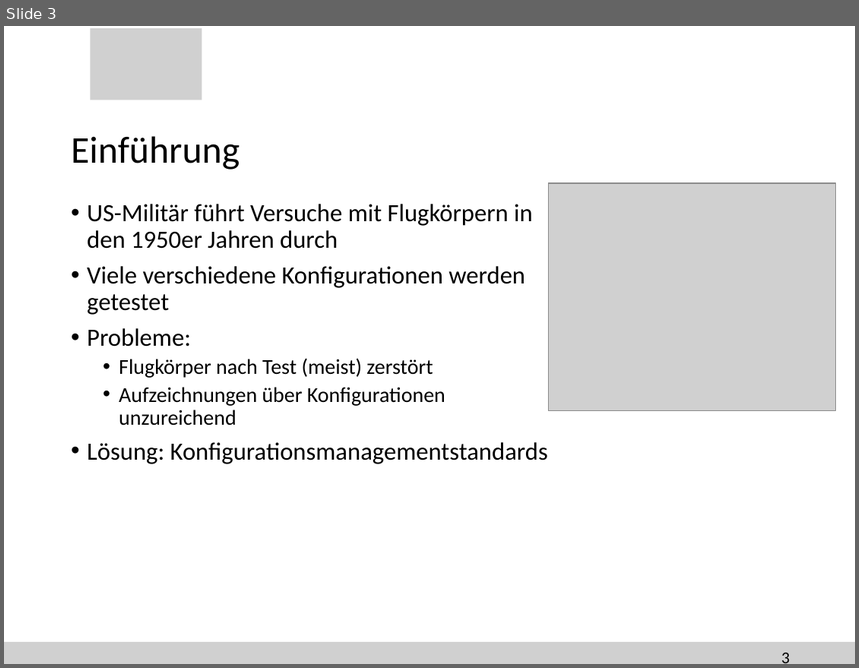
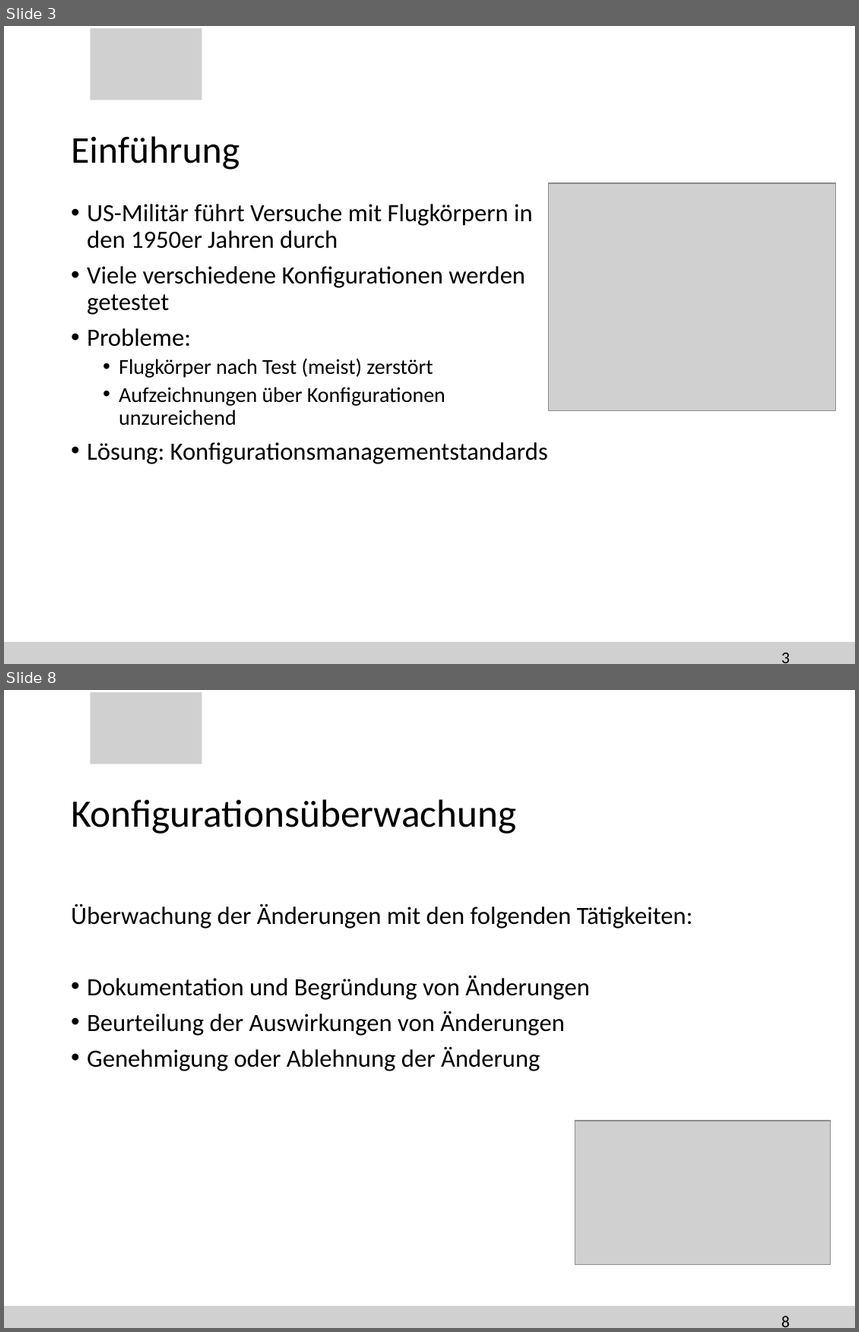
Before and after one commit to SteiMi/swm-seminar, a slide deck: Präsentation/seminar.pptx. Shown one above the other, each under a label of ours: slide 3 before the commit, slides 3 and 8 after it; the slides between them are not shown. The pictures are 859x668 and 859x1332 pixels, drawn with LibreOffice and Linux fonts; fonts in the diff are those of the drawing; grey boxes stand for pictures; background and template pictures are left out. Boxes give left, top, right and bottom in pixels: in the first picture for what was removed or moved away, otherwise in the second. Text is boxed around its words. In the diff, an @@ line names an element or a change of style, - is before the commit and + after.

```diff
--- a/Präsentation/seminar.pptx
+++ b/Präsentation/seminar.pptx
@@ slide 8 added at (4,690,855,1328), background #FFFFFF; not listed: 2 template elements that a slide beside it also shows @@
@@ title added at (71,799,516,834), 33 pt, text #000000 @@
+Konfigurationsüberwachung
@@ text added at (71,904,693,1072), 21 pt, text #000000 @@
+Überwachung der Änderungen mit den folgenden Tätigkeiten:
+• Dokumentation und Begründung von Änderungen
+• Beurteilung der Auswirkungen von Änderungen
+• Genehmigung oder Ablehnung der Änderung
@@ picture added at (576,1121,831,1265) @@
@@ page number added at (781,1316,790,1328), 14 pt, text #000000 @@
+8
```
Also in this commit, not shown: 1 slide changed, 10 other slides added.
